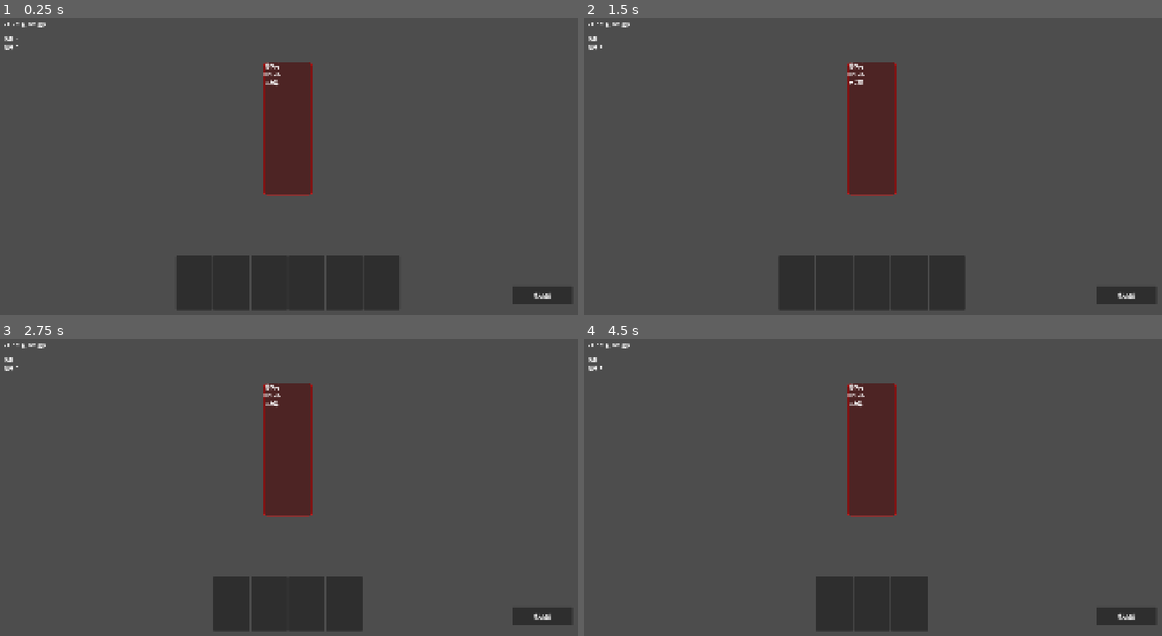
Above: before the commit, frames 1-4 (two rows, left to right).
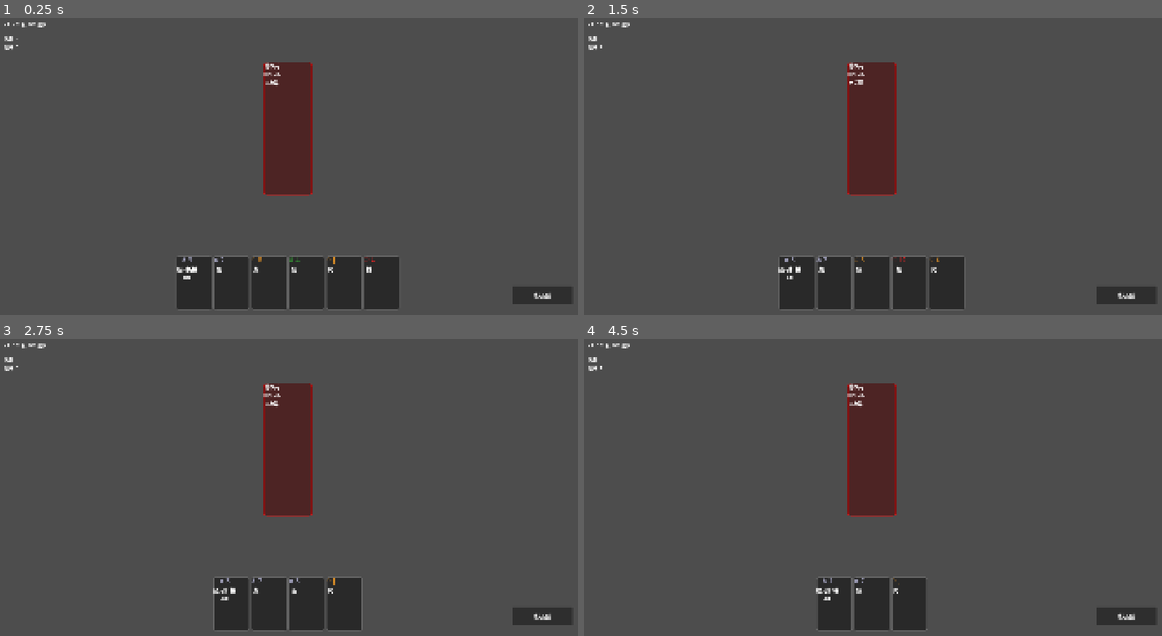
Above: after the commit, the same moments.

Repository: adam2046/three-kingdoms-deckbuilder
Game: Godot game, scene res://scenes/main.tscn
Two runs of this game, one before a commit and one after it. Both use one fixed random seed, a clock stepped at 60 frames per second and the inputs below.
Inputs (mouse positions are in pixels of both pictures, inside the frame that each line leads up to):
- Up to frame 1 (0.25 s): no input
- Up to frame 2 (1.5 s): click "結束回合" at 0.5 s; click "結束回合" at 1.25 s
- Up to frame 3 (2.75 s): click "結束回合" at 2 s
- Up to frame 4 (4.5 s): tap Enter at 2.75, 4.25 s; move the mouse to (815, 603) at 2.77 s; click (815, 603) at 2.92 s; tap Space at 3.5 s; move the mouse to (855, 603) at 3.52 s; click (855, 603) at 3.67 s; move the mouse to (890, 603) at 4.27 s; click (890, 603) at 4.42 s

The runs differ from the first frame. In frame 1, 0.9% of the frame differs, in the area x 30-70%, y 79-99%; in frame 2, 0.8%; in frame 3, 0.6%; in frame 4, 0.6%.
Error before the commit: Invalid assignment of property or key 'text' with value of type 'String' on a base object of type 'Nil'. (res://scripts/battle/card_node.gd:72)

Commit message:
fix: CardNode children created before setup() runs
CardNode.setup() was called before _ready(), so labels were null
and no cards rendered. Now uses _ensure_children() pattern that
works regardless of whether _ready has fired.

Diff:
--- a/scripts/battle/card_node.gd
+++ b/scripts/battle/card_node.gd
@@ -2,16 +2,15 @@
 class_name CardNode
 
 ## CardNode — visual representation of a CardData in the hand.
-## Creates its own child nodes programmatically (no .tscn needed).
 
 signal card_clicked(card: CardData)
 
 var card_data: CardData
 
-# Child references (created in _ready)
 var suit_label: Label
 var name_label: Label
 var type_label: Label
+var _children_created := false
 
 const CARD_WIDTH := 120
 const CARD_HEIGHT := 180
@@ -33,40 +32,45 @@
 
 func _ready() -> void:
     custom_minimum_size = Vector2(CARD_WIDTH, CARD_HEIGHT)
+    _ensure_children()
+    gui_input.connect(_on_gui_input)
+    if card_data != null:
+        _refresh_display()
 
-    # Create child nodes
+
+func _ensure_children() -> void:
+    if _children_created:
+        return
+    _children_created = true
+
     var vbox := VBoxContainer.new()
     vbox.add_theme_constant_override("separation", 4)
     add_child(vbox)
 
-    # Suit + number
     suit_label = Label.new()
     suit_label.horizontal_alignment = HORIZONTAL_ALIGNMENT_CENTER
     suit_label.add_theme_font_size_override("font_size", 20)
     vbox.add_child(suit_label)
 
-    # Card name
     name_label = Label.new()
     name_label.horizontal_alignment = HORIZONTAL_ALIGNMENT_CENTER
     name_label.add_theme_font_size_override("font_size", 18)
     vbox.add_child(name_label)
 
-    # Type tag
     type_label = Label.new()
     type_label.horizontal_alignment = HORIZONTAL_ALIGNMENT_CENTER
     type_label.add_theme_font_size_override("font_size", 12)
     vbox.add_child(type_label)
 
-    gui_input.connect(_on_gui_input)
-
 
 func setup(card: CardData) -> void:
     card_data = card
+    _ensure_children()  # Safe to call before _ready
     _refresh_display()
 
 
 func _refresh_display() -> void:
-    if card_data == null:
+    if card_data == null or suit_label == null:
         return
 
     suit_label.text = "%s %s" % [card_data.suit_symbol(), card_data.number_display]
